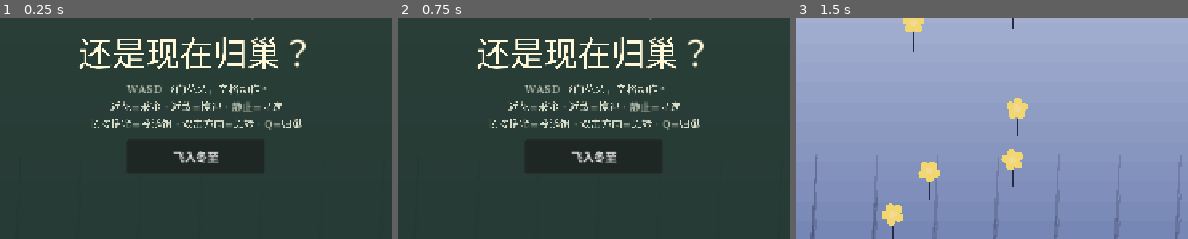
Above: before the commit, frames 1-3 (left to right).
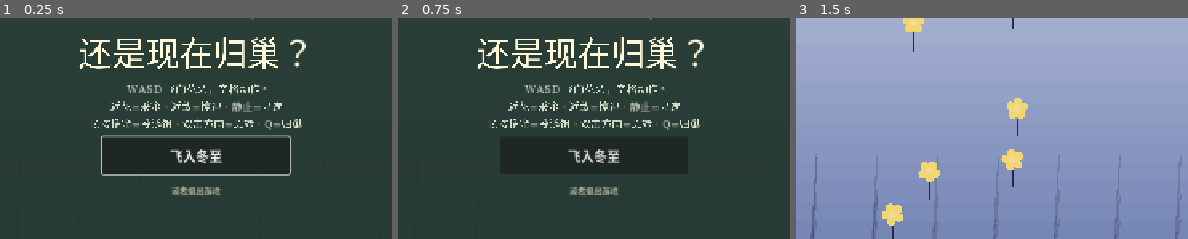
Above: after the commit, the same moments.

Repository: alanthssss/nameless-becoming
Game: Godot game, scene res://main.tscn
Same seed, same stepped clock (60 frames per second), same inputs: the game is played once before the commit and once after it.
Inputs:
- Up to frame 1 (0.25 s): no input
- Up to frame 2 (0.75 s): click "暂停" at 0.5 s
- Up to frame 3 (1.5 s): click "飞入冬至" at 1.25 s
The pictures show only the part of the screen within x 14-64%, y 40-90%; the shares and areas given below are measured in that part.

The runs differ from the first frame. In frame 1, 2.1% of the frame differs, in the area x 25-75%, y 52-81%; in frame 2, 0.9%; in frame 3, nothing differs.

Commit message:
fix(ui): 失败 overlay 加主操作 + 二级链接双交互
诊断：玩家在失败页面（show_loss / show_boss_loss / show_intro / show_pause）
体感「上面一排 HUD 按钮（暂停/退出/全屏/声音）+ 中间一段描述文字」——
overlay 中央只有一个 220×54 的 button（绝对 y=491-545），相对顶部 4 个
HUD 按钮（小但醒目、深色 contrast）视觉权重不够，玩家分不清「哪个是
主要交互」。失败/intro/暂停状态下没有次要出口，硬要回到顶部点「退出」
才能离开游戏。

设计哲学：
HUD = 持久常驻配置（全屏/声音/暂停/退出）
overlay = 临时模态，中央「主操作 + 二级链接」双交互
boss_loss 例外：节令级 retry，不给「逃避出口」（Esc 走 on_overlay_button 不是 quit）

修复：
- overlay_button 加大：220×54 → 300×60，字号 18 → 21，位置稍上移
  (374, 345) → (334, 340)，让主按钮在 overlay 中央更显眼
- 新增 secondary_link flat Button：「或者退出游戏」淡文字（13px），
  贴在主按钮下方 12px（绝对 y=572-600）。用 flat Button + 主题色覆盖
  让它看起来不像传统按钮（避免和主按钮抢视觉权重）
- on_secondary_link() 接管退出：本地 quit()，Web 平台转为「请关闭
  浏览器标签退出」友好提示（浏览器拦截主动关闭窗口）
- 进入 overlay（intro/loss/win/paused/boss_loss/upgraded→next）都
  grab_focus overlay_button——键盘玩家自动可 Enter，鼠标玩家立刻识别
  主按钮位置
- Esc 路由相位护栏：
  - boss_loss → on_overlay_button（鼓励再试，不给逃避）
  - intro/won/lost/paused → on_secondary_link（退出）
  - playing/boss → toggle_pause（暂停）
- between 阶段（升级卡片显示）隐藏 secondary_link；白露分配阶段
  （slider 已是主交互）也隐藏

测试：
- smoke_test.gd 加断言：主脚本暴露 on_secondary_link / set_secondary_link
  （防回退到「只有主按钮」方案）
- smoke + headless boot 全绿

之前两个 commit：
1. 7214c44 失律者战败专属结算页 + stale overlay 文本清理
2. 017fa7a 历史信息从 overlay 弹窗搬到 HUD 侧栏底部常驻 runs_meter
3. (本次) 失败 overlay 主操作 + 二级链接双交互设计

Diff:
--- a/godot/scripts/main.gd
+++ b/godot/scripts/main.gd
@@ -97,6 +97,7 @@
 var overlay_title: Label
 var overlay_body: Label
 var overlay_button: Button
+var secondary_link: Button
 var upgrade_buttons: Array[Button] = []
 # 历史信息是「持久状态」（跨 run 的轮回计数 + 最远记录），
 # 属于 HUD 侧栏常驻元素 runs_meter，不寄生在 overlay 弹窗里——
@@ -405,11 +406,23 @@
 	overlay_body.horizontal_alignment = HORIZONTAL_ALIGNMENT_CENTER
 	overlay_button = Button.new()
 	overlay_button.text = "飞入冬至"
-	overlay_button.position = Vector2(374, 345)
-	overlay_button.size = Vector2(220, 54)
-	overlay_button.add_theme_font_size_override("font_size", 18)
+	overlay_button.position = Vector2(334, 340)
+	overlay_button.size = Vector2(300, 60)
+	overlay_button.add_theme_font_size_override("font_size", 21)
 	overlay_button.pressed.connect(on_overlay_button)
 	overlay.add_child(overlay_button)
+	secondary_link = Button.new()
+	secondary_link.flat = true
+	secondary_link.text = ""
+	secondary_link.position = Vector2(334, 412)
+	secondary_link.size = Vector2(300, 28)
+	secondary_link.add_theme_font_size_override("font_size", 13)
+	secondary_link.add_theme_color_override("font_color", Color("a8aa90"))
+	secondary_link.add_theme_color_override("font_hover_color", Color("fff8d9"))
+	secondary_link.add_theme_color_override("font_pressed_color", Color("d8ddc9"))
+	secondary_link.pressed.connect(on_secondary_link)
+	secondary_link.visible = false
+	overlay.add_child(secondary_link)
 	# —— overlay 区以内的元素到此为止 ——升级卡片直接挂在 overlay 上
 	for i in 3:
 		var choice := Button.new()
@@ -497,8 +510,10 @@
 	overlay_title.text = "再采一朵，\n还是现在归巢？"
 	overlay_body.text = "WASD 飞向花朵，空格动作。\n近花=采蜜 · 近敌=惊退 · 静止=寻迹\n长按携蜜=投诱饵 · 双击方向=急转 · Q=归巢"
 	overlay_button.text = "飞入冬至"
+	overlay_button.visible = true
 	set_upgrade_buttons_visible(false)
-	overlay_button.visible = true
+	set_secondary_link("或者退出游戏", true)
+	overlay_button.grab_focus()
 	refresh_runs_meter()
 
 func start_game() -> void:
@@ -1194,11 +1209,14 @@
 		overlay_button.text = "继续下一个节令"
 		overlay_button.visible = true
 		set_upgrade_buttons_visible(false)
+		set_secondary_link("或者退出游戏", true)
+		overlay_button.grab_focus()
 		return
 	overlay_title.text = "%s完成 · 蜂巢成长" % data.name
 	overlay_body.text = "带回的蜜哺育了新的分工。选择一种蜂群倾向；本轮效果可以叠加。" + next_boss_hint()
 	overlay_button.visible = false
 	set_upgrade_buttons_visible(true)
+	set_secondary_link("", false)
 
 # 通关横幅只写「刚刚完成的节令」，玩家无从知道下一个节点是失律者关卡——
 # 在蜂巢成长界面直接预告，消除「惊蛰完成却撞上春分 Boss」的错位感
@@ -1216,6 +1234,7 @@
 	overlay_title.text = "白露 · 为来年投资"
 	overlay_body.text = ""
 	set_upgrade_buttons_visible(false)
+	set_secondary_link("", false)
 	overlay_button.visible = false
 	allocation_body_label.text = "本季带回 %d 滴蜜。储冬蜜撑起越冬；哺育的幼虫将成为来年劳动力。" % allocation_harvest
 	allocation_panel.visible = true
@@ -1248,6 +1267,21 @@
 			var data: Dictionary = upgrade_catalog[i]
 			upgrade_buttons[i].text = "%s  %s\n\n%s" % [data.symbol, data.name, data.description]
 			upgrade_buttons[i].disabled = int(upgrade_counts.get(String(data.id), 0)) >= UPGRADE_CAP
+
+func set_secondary_link(text_: String, value: bool) -> void:
+	if secondary_link == null:
+		return
+	secondary_link.text = text_
+	secondary_link.visible = value and text_ != ""
+
+func on_secondary_link() -> void:
+	# overlay 阶段次要操作：退出游戏（让玩家不必回到 HUD 顶部点「退出」）
+	# boss_loss 已被 on_overlay_button 路由，不允许用此函数逃避重玩。
+	if phase not in ["intro", "won", "lost", "paused"]:
+		return
+	# Web 平台浏览器拦截主动关闭窗口：玩家已主动点「或者退出游戏」时，
+	# 直接调 quit() 让浏览器兜底拦截（关 tab 即可离开），避免重复弹窗干扰。
+	get_tree().quit()
 
 func on_upgrade_selected(index: int) -> void:
 	if phase != "between" or index >= upgrade_catalog.size():
@@ -1477,6 +1511,8 @@
 	overlay_title.text = "冬至一阳生"
 	overlay_body.text = "蜂群走完了完整的二十四个节令，四位失律者重归循环。\n本轮主动游玩时间：%s" % format_duration(run_elapsed)
 	overlay_button.text = "再走一次四季"
+	set_secondary_link("或者退出游戏", true)
+	overlay_button.grab_focus()
 
 func show_loss() -> void:
 	phase = "lost"
@@ -1493,6 +1529,8 @@
 	overlay_title.text = "这一次没能\n等到春天"
 	overlay_body.text = "蜂巢已经散落，节令的循环不等人——\n远花仍在那里，但带回家的蜜才真正属于蜂群。\n本轮主动游玩时间：%s" % format_duration(run_elapsed)
 	overlay_button.text = "重新走四季"
+	set_secondary_link("或者退出游戏", true)
+	overlay_button.grab_focus()
 
 # 失律者战败但蜂巢还有余力：不要把玩家推回立春，用上一节令的成长心得也能再试一次。
 # 同时把上一节令「蜂巢成长」面板的 stale 文案显式覆盖掉，避免红点/回放
@@ -1515,6 +1553,8 @@
 		+ "\n本节令已落蜜 %d 滴。" % delivered
 	)
 	overlay_button.text = "再入节令"
+	set_secondary_link("", false)
+	overlay_button.grab_focus()
 
 func nearest_flower(radius: float) -> int:
 	var best := -1
@@ -1701,7 +1741,16 @@
 
 func _unhandled_input(event: InputEvent) -> void:
 	if event.is_action_pressed("ui_cancel"):
-		toggle_pause()
+		# overlay 阶段 Esc 路由：
+		# boss_loss = 鼓励再试（等同 Enter，触发再入节令）
+		# intro/won/lost/paused = 退出游戏（次要链接）
+		# playing/boss = 暂停
+		if phase == "boss_loss":
+			on_overlay_button()
+		elif phase in ["intro", "won", "lost", "paused"]:
+			on_secondary_link()
+		else:
+			toggle_pause()
 		get_viewport().set_input_as_handled()
 		return
 	# 弹窗阶段允许键盘确认（Enter/空格）：切走程序回来后不依赖鼠标重按按钮
@@ -1778,6 +1827,8 @@
 	overlay_body.text = "当前进度已自动保存。\n按 Esc 或下方按钮继续。"
 	overlay_button.visible = true
 	overlay_button.text = "继续出巢"
+	set_secondary_link("或者退出游戏", true)
+	overlay_button.grab_focus()
 	pause_button.text = "继续"
 
 func toggle_fullscreen() -> void:
--- a/godot/tests/smoke_test.gd
+++ b/godot/tests/smoke_test.gd
@@ -236,6 +236,14 @@
 			failures.append("缺失 show_boss_loss：失律者战败需要专属结算页，不能复用 show_loss")
 		if not main_node.has_method("refresh_runs_meter"):
 			failures.append("缺失 refresh_runs_meter：历史信息应从 overlay 弹窗搬到 HUD 侧栏底部")
+		# 失败 overlay「主操作 + 二级链接」双交互：
+		# overlay 上的"重新走四季"按钮历史只有一处极小的 button，玩家会以为失败页面
+		# 只能依赖顶部 HUD 按钮。需要 on_secondary_link / set_secondary_link 等辅助函数
+		# 给出次要出口（退出游戏）。
+		if not main_node.has_method("on_secondary_link"):
+			failures.append("缺失 on_secondary_link：失败页面需要二级链接，给玩家退出选项")
+		if not main_node.has_method("set_secondary_link"):
+			failures.append("缺失 set_secondary_link：次要链接的显示/隐藏应该集中管理")
 		main_node.free()
 
 	if failures.is_empty():
